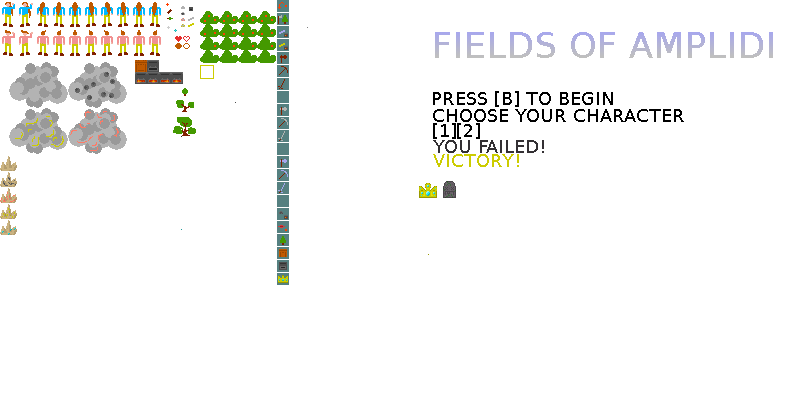
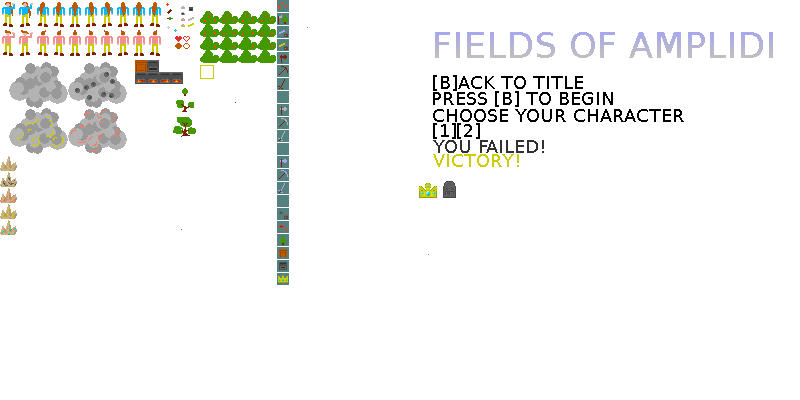
Layer changes from the first 800×400 image to the second:
added layer "[B]ACK TO TITLE" above "Hintergrund" over [433, 75, 583, 91]
